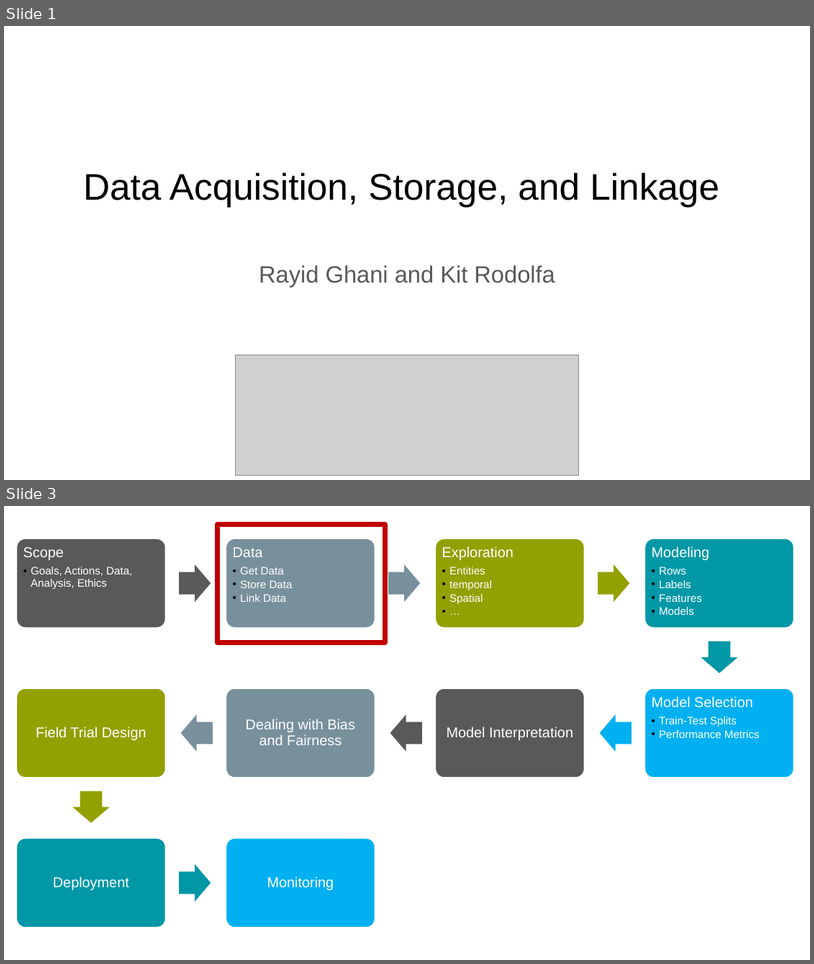
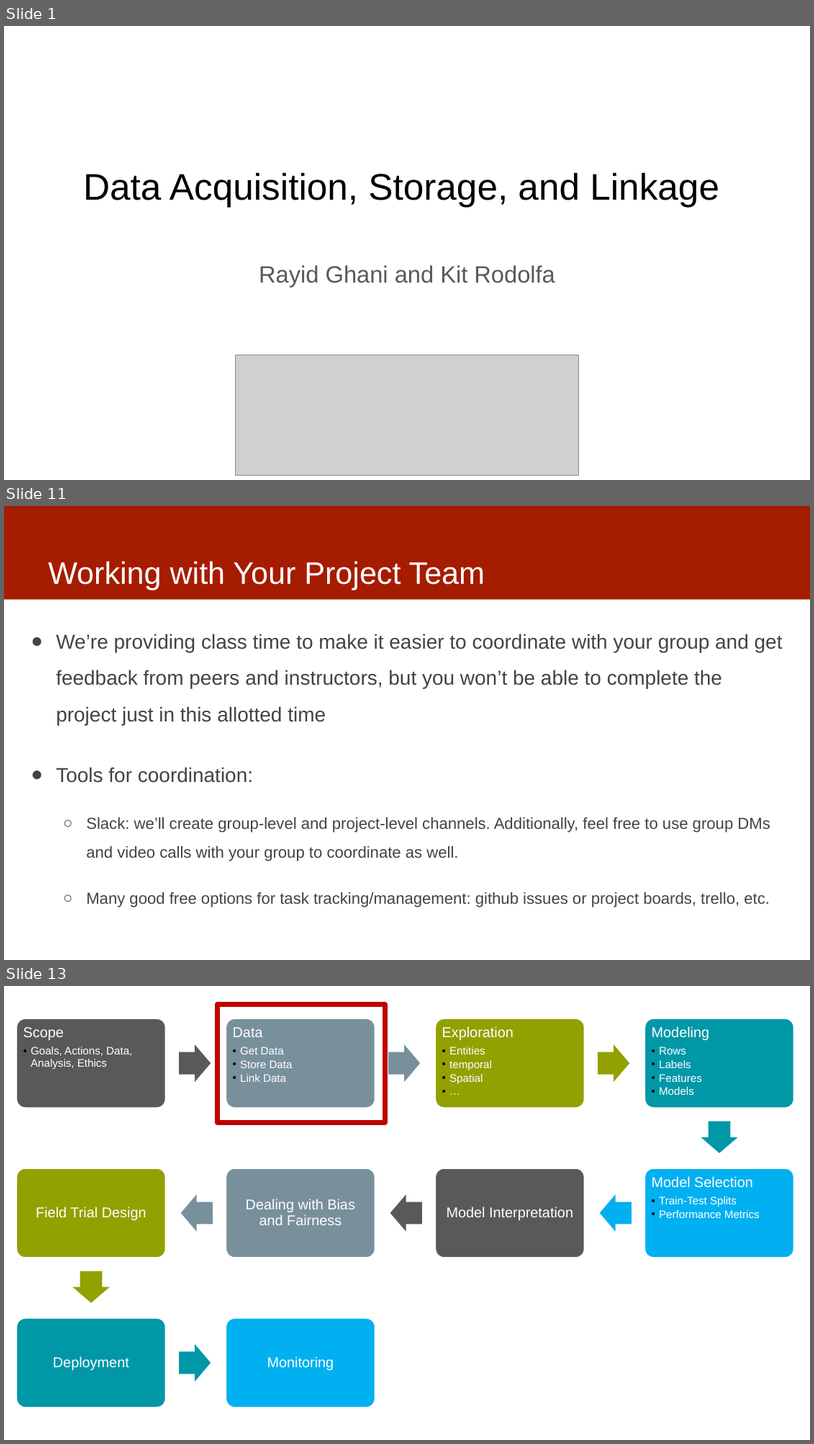
Before and after one commit to dssg/MLinPractice, a slide deck: Lectures/Lecture3-Data.pptx. Shown one above the other, each under a label of ours: slides 1 and 3 before the commit, slides 1, 11 and 13 after it; the slides between them are not shown. The pictures are 814x964 and 814x1444 pixels, drawn with LibreOffice and Linux fonts; fonts in the diff are those of the drawing; grey boxes stand for pictures. Boxes give left, top, right and bottom in pixels: in the first picture for what was removed or moved away, otherwise in the second. Text is boxed around its words. In the diff, an @@ line names an element or a change of style, - is before the commit and + after.

```diff
--- a/Lectures/Lecture3-Data.pptx
+++ b/Lectures/Lecture3-Data.pptx
@@ slide 11 added at [4, 506, 810, 960], background #FFFFFF @@
@@ rectangle added at [4, 506, 810, 599], fill #A61C00 @@
@@ title added at [48, 561, 485, 590], 37 pt, text #FFFFFF @@
+Working with Your Project Team
@@ text added at [56, 633, 783, 907], 19 pt, text #434343 @@
+● We’re providing class time to make it easier to coordinate with your group and get feedback from peers and instructors, but you won’t be able to complete the project just in this allotted time
+● Tools for coordination:
+  ○ Slack: we’ll create group-level and project-level channels. Additionally, feel free to use group DMs and video calls with your group to coordinate as well.
+  ○ Many good free options for task tracking/management: github issues or project boards, trello, etc.
@@ what was slide 3 is now slide 13 @@
```
Also in this commit, not shown: 3 slides changed, 9 other slides added.
